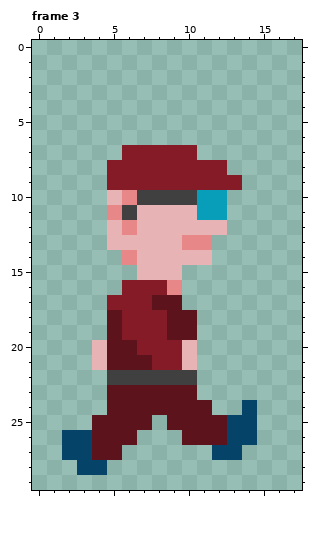
A pixel-art file gets an edit: ladderzat-game/src/assets/images/kris/aniamted walk.aseprite. The picture above is the old version.
18x30 pixels, 4 frames. Shown: frame 3. The commit also changed other frames, which this record leaves out.
Once edited:
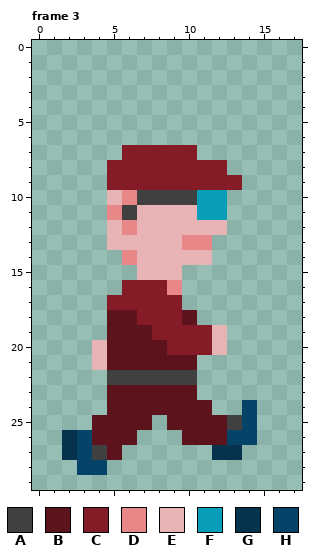
Palette (. is transparent): A #404040  B #5d131c  C #851b26  D #e88788  E #e8b3b4  F #089eb9  G #05324d  H #064368
Changes in this commit:
Changed rows in their new state; - is an unchanged pixel.
Frame 3, layer "Layer 2":
first column x 6:
17 --CC---
18 B--C---
19 BB-CCCE
20 -BB-CCE
21 --BBB--
first column x 2:
25 -----------A
26 G-----------
27 G-A-------GG
